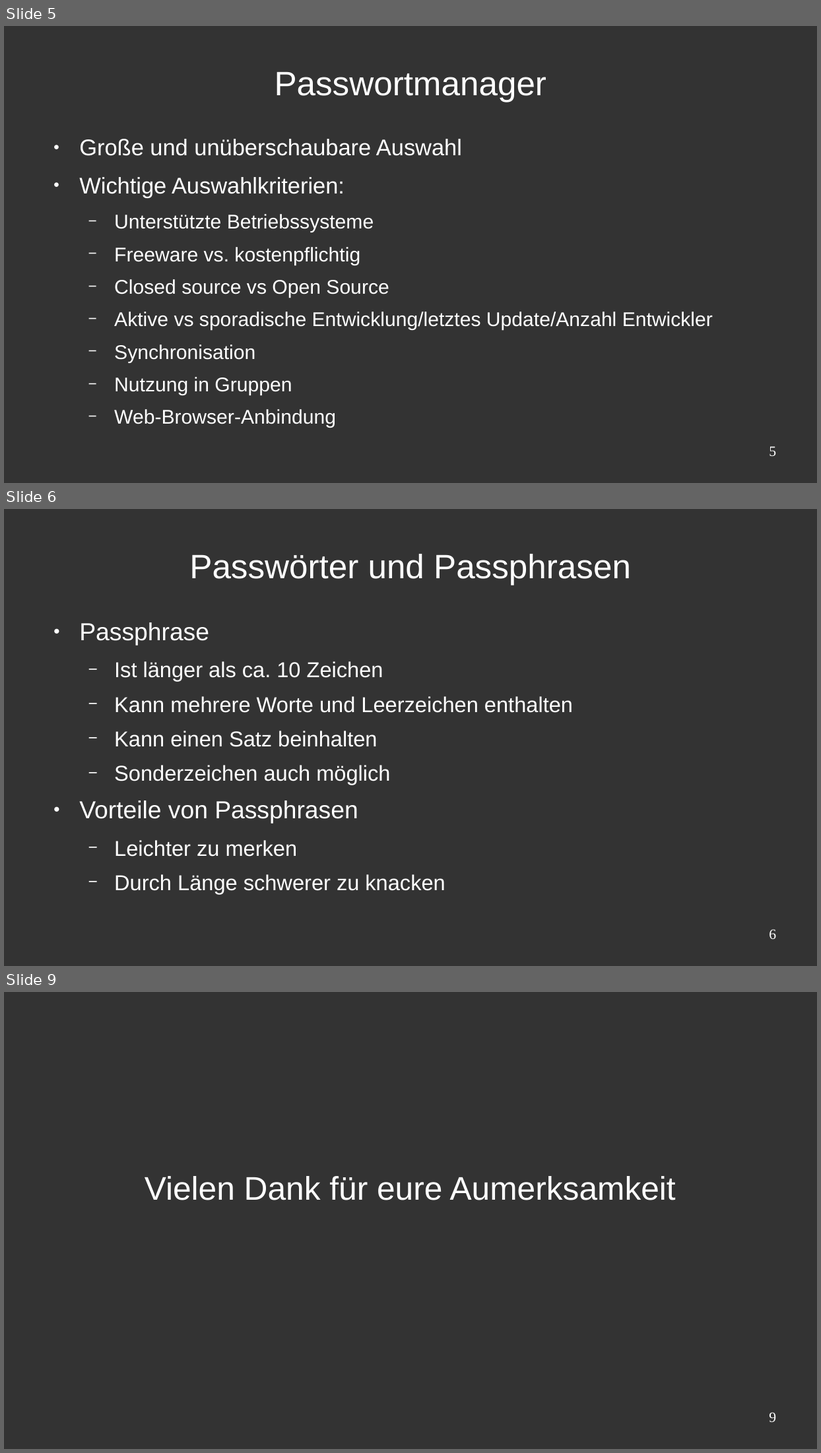
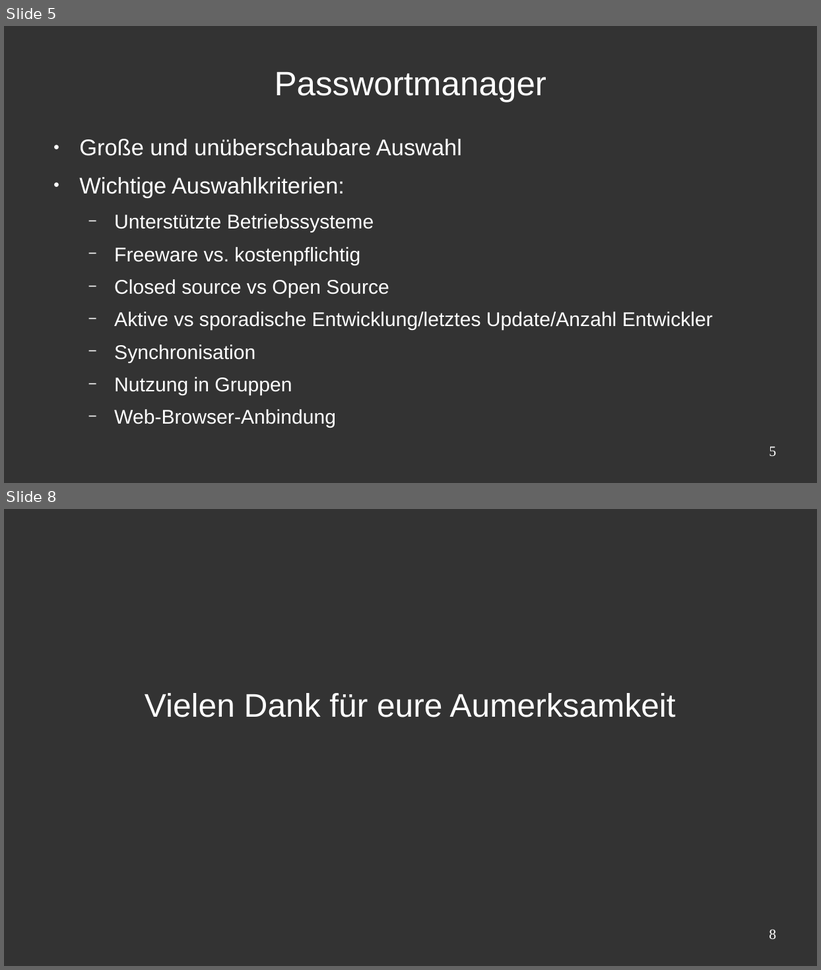
Before and after one commit to CTreffOS/Vortraege, a slide deck: Netsurvival - Ein moderner Ueberlebensguide/vortrag_teil_pvoigt.odp. Shown one above the other, each under a label of ours: slides 5, 6 and 9 before the commit, slides 5 and 8 after it; the slides between them are not shown. The pictures are 821x1453 and 821x970 pixels, drawn with LibreOffice and Linux fonts; fonts in the diff are those of the drawing; background and template pictures are left out. Boxes give left, top, right and bottom in pixels: in the first picture for what was removed or moved away, otherwise in the second. Text is boxed around its words. In the diff, an @@ line names an element or a change of style, - is before the commit and + after.

Commit message:
Fixed some typos, removed slide "Passwörter und Passphrasen".

```diff
--- a/Netsurvival - Ein moderner Ueberlebensguide/vortrag_teil_pvoigt.odp
+++ b/Netsurvival - Ein moderner Ueberlebensguide/vortrag_teil_pvoigt.odp
@@ slide 6 removed at [4,509,817,966], background #333333 @@
@@ title removed at [189,554,631,586] @@
-Passwörter und Passphrasen
@@ text removed at [79,623,573,894] @@
-● Passphrase
-  − Ist länger als ca. 10 Zeichen
-  − Kann mehrere Worte und Leerzeichen enthalten
-  − Kann einen Satz beinhalten
-  − Sonderzeichen auch möglich
-● Vorteile von Passphrasen
-  − Leichter zu merken
-  − Durch Länge schwerer zu knacken
@@ page number removed at [769,929,776,939] @@
-6
@@ what was slide 9 is now slide 8 @@
@@ page number at [769,929,776,940]: text changed @@
-9
+8
```
Also in this commit, not shown: 4 slides changed.
